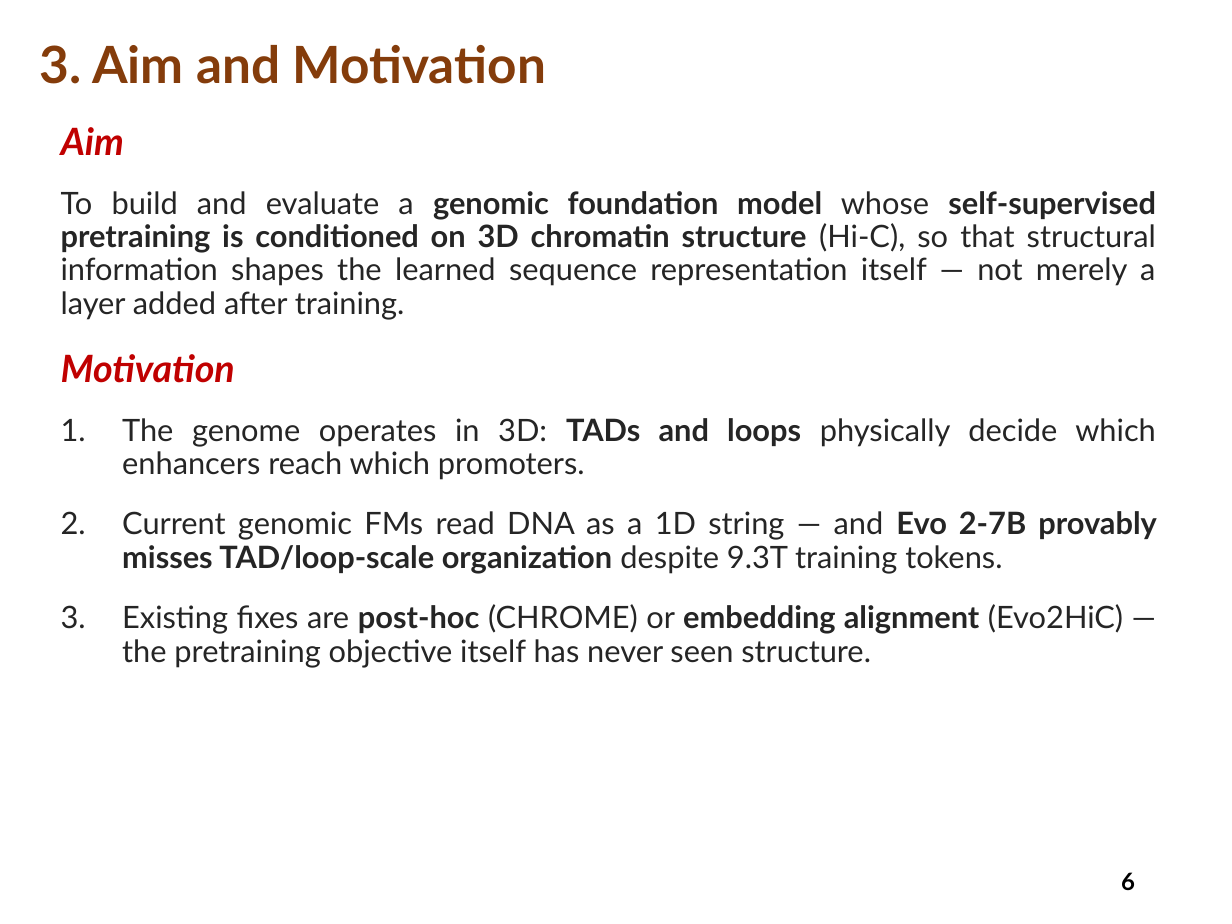
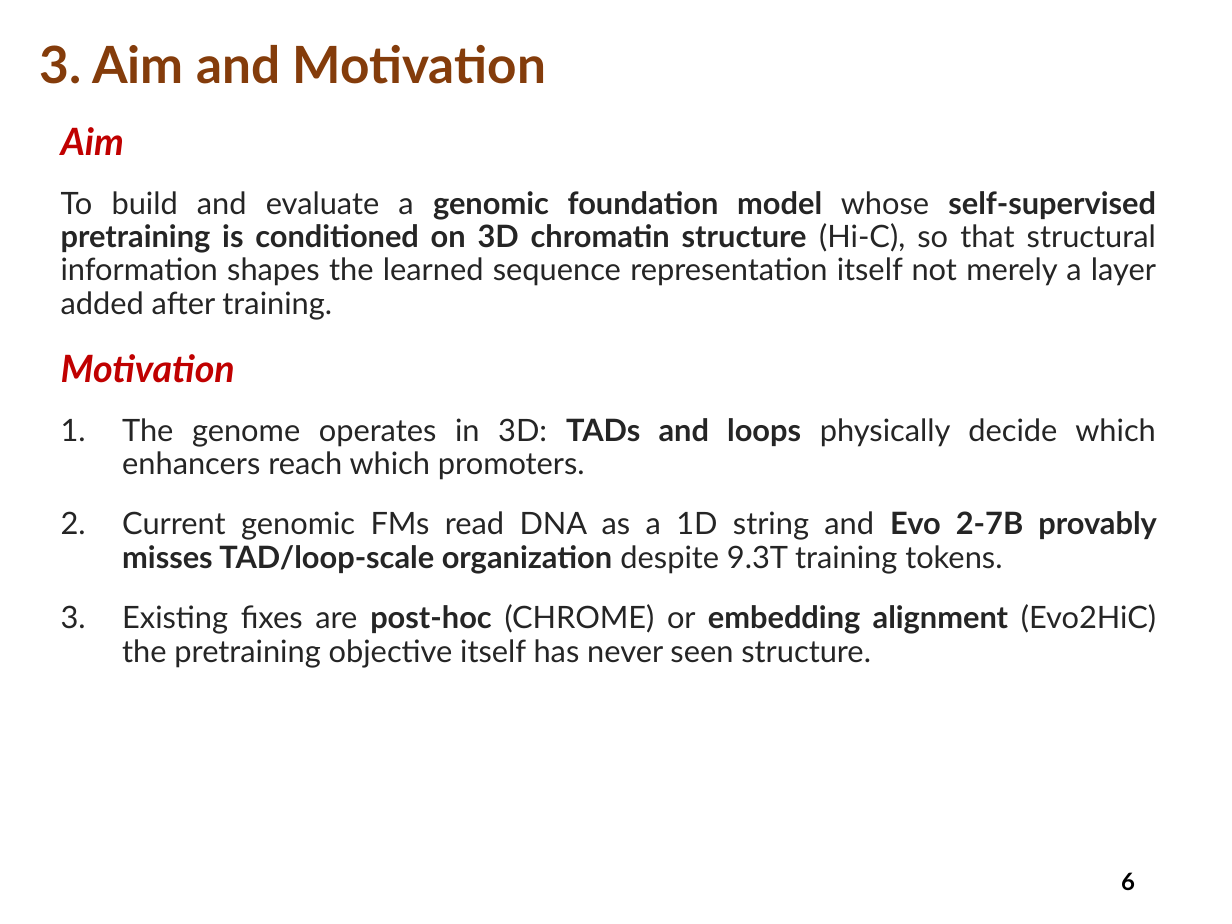
Before and after one commit to charansaiponnada/3D-Chromatin-Aware-Genomic-FM, a slide deck: slide 6 of presentations/Mini_Project_Review_0.pptx. Drawn at 1232x924 pixels with LibreOffice and Linux fonts; fonts in the diff are those of the drawing. Boxes give left, top, right and bottom in pixels: in the first picture for what was removed or moved away, otherwise in the second. Text is boxed around its words. In the diff, an @@ line names an element or a change of style, - is before the commit and + after.

```diff
--- a/presentations/Mini_Project_Review_0.pptx
+++ b/presentations/Mini_Project_Review_0.pptx
@@ text at (x1=61, y1=191, x2=1156, y2=320): text changed @@
-To build and evaluate a genomic foundation model whose self-supervised pretraining is conditioned on 3D chromatin structure (Hi-C), so that structural information shapes the learned sequence representation itself — not merely a layer added after training.
+To build and evaluate a genomic foundation model whose self-supervised pretraining is conditioned on 3D chromatin structure (Hi-C), so that structural information shapes the learned sequence representation itself not merely a layer added after training.
@@ text at (x1=122, y1=511, x2=1157, y2=668): text changed @@
-2. Current genomic FMs read DNA as a 1D string — and Evo 2-7B provably misses TAD/loop-scale organization despite 9.3T training tokens.
-3. Existing fixes are post-hoc (CHROME) or embedding alignment (Evo2HiC) — the pretraining objective itself has never seen structure.
+2. Current genomic FMs read DNA as a 1D string and Evo 2-7B provably misses TAD/loop-scale organization despite 9.3T training tokens.
+3. Existing fixes are post-hoc (CHROME) or embedding alignment (Evo2HiC) the pretraining objective itself has never seen structure.
```
Also in this commit, not shown: 10 other slides changed, 7 other files.
